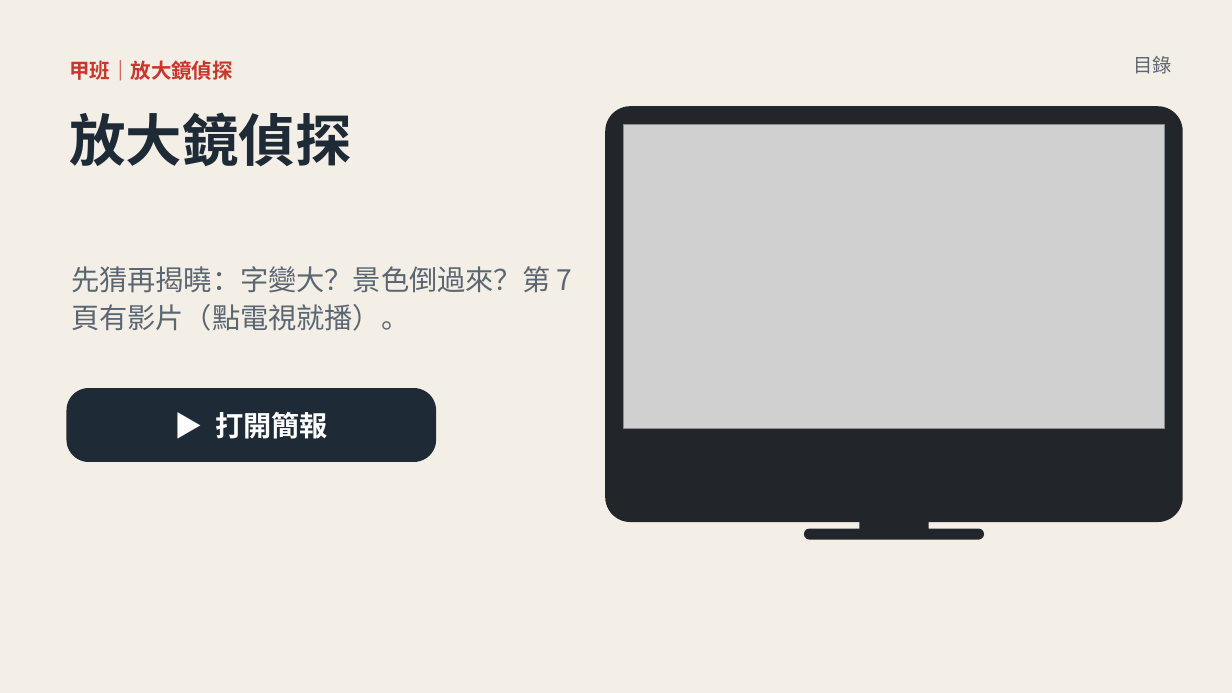
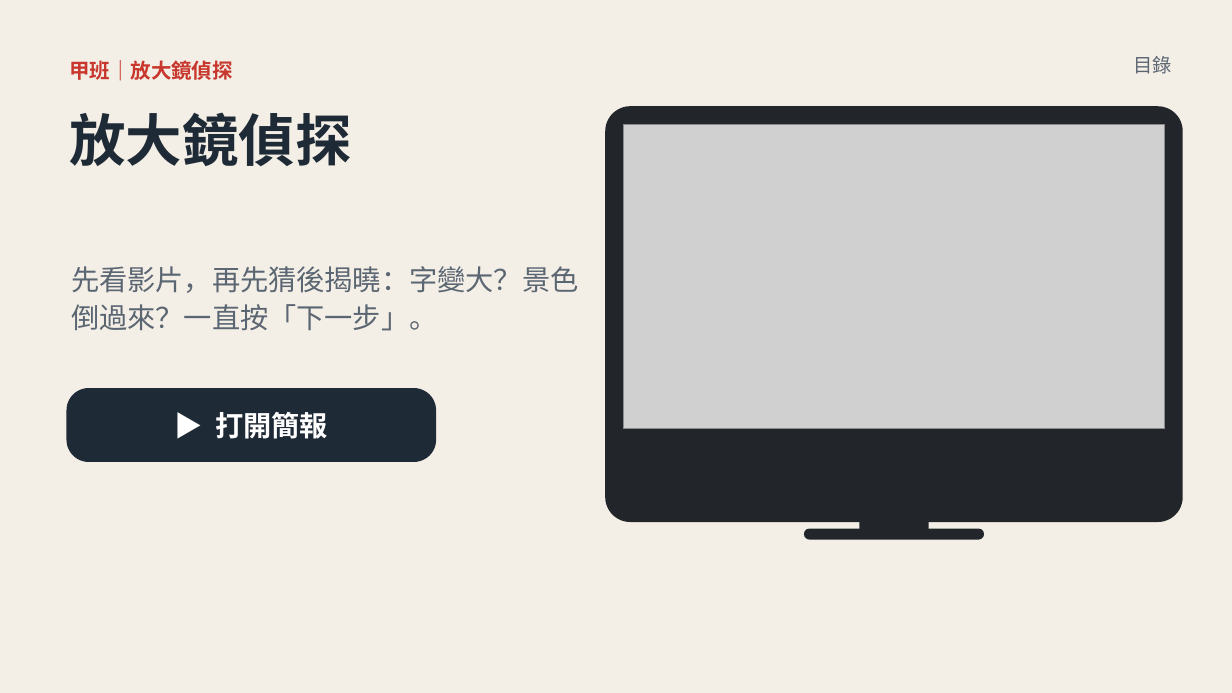
Before and after one commit to classtools1020/sports-results, a slide deck: slide 4 of f8f9fc3bd1/slides.pptx (slide 6 before the commit). Drawn at 1232x693 pixels with LibreOffice and Linux fonts; fonts in the diff are those of the drawing; grey boxes stand for pictures. Boxes give left, top, right and bottom in pixels: in the first picture for what was removed or moved away, otherwise in the second. Text is boxed around its words. In the diff, an @@ line names an element or a change of style, - is before the commit and + after.

```diff
--- a/f8f9fc3bd1/slides.pptx
+++ b/f8f9fc3bd1/slides.pptx
@@ text at (71,266,578,331): text changed @@
-先猜再揭曉：字變大？景色倒過來？第 7 頁有影片（點電視就播）。
+先看影片，再先猜後揭曉：字變大？景色倒過來？一直按「下一步」。
```
Also in this commit, not shown: 3 other slides changed, 2 slides removed, 3 other files.
